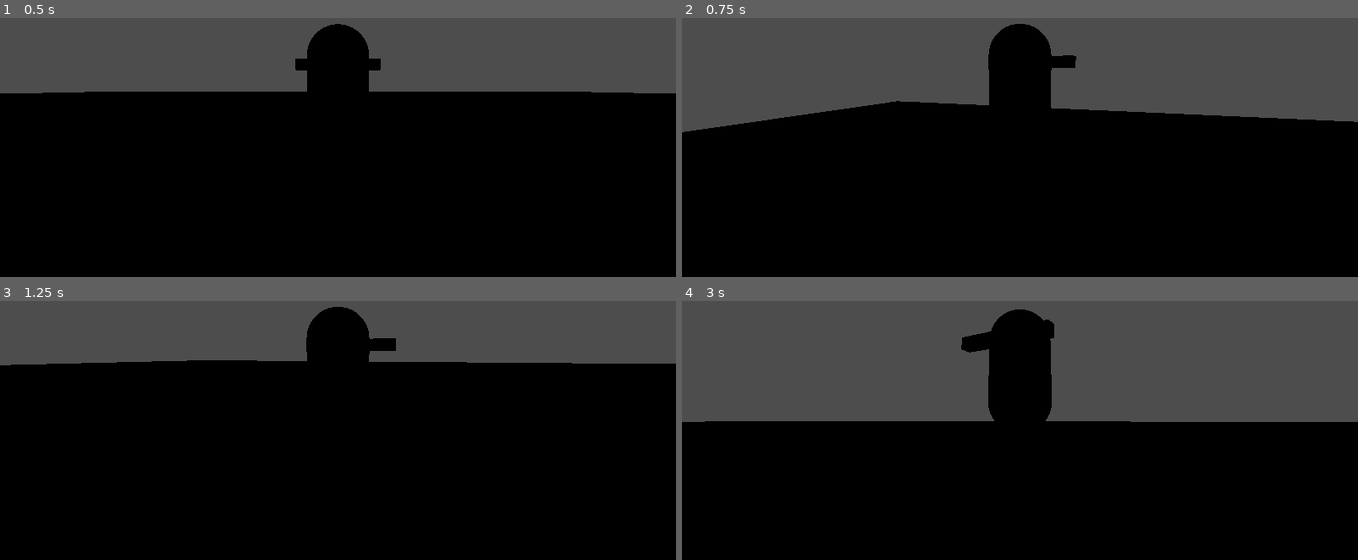
Above: before the commit, frames 1-4 (two rows, left to right).
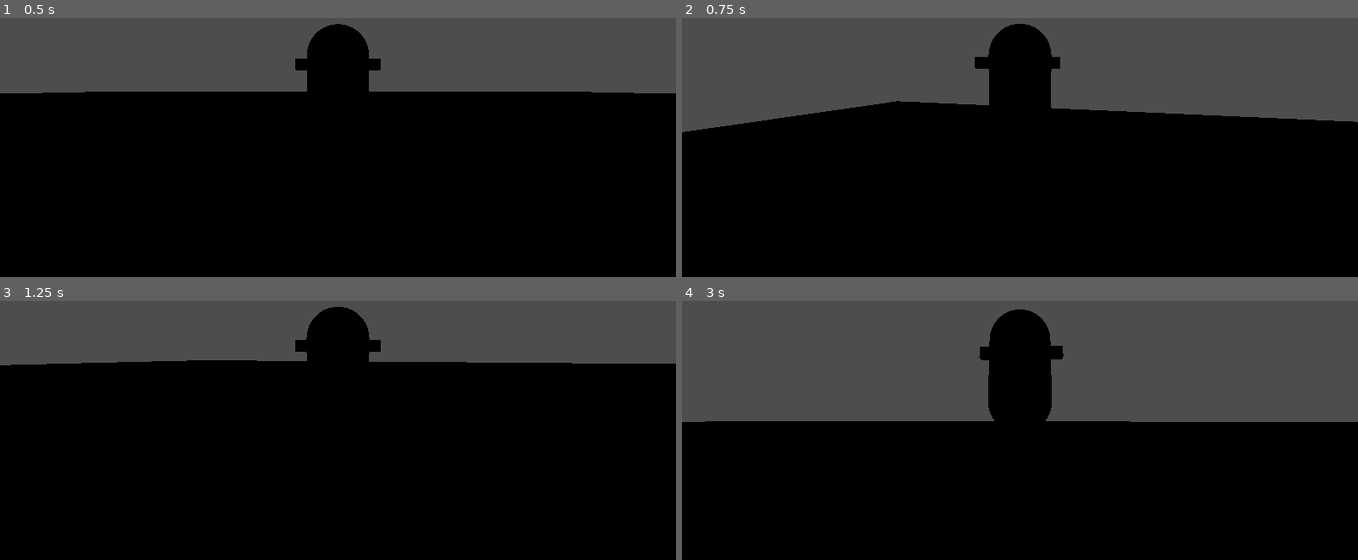
Above: after the commit, the same moments.

Repository: KurtBliss/Platformer3D
Game: Godot game, scene res://maps/map001.tscn
The game is run twice, just before and just after one commit, with the same random seed, the same clock (stepped at 60 frames per second) and the same inputs. The engine's default icon, where the game draws it, is replaced by a stand-in: a white triangle on a blue panel in a dark square.
Inputs (mouse positions are in pixels of both pictures, inside the frame that each line leads up to):
- Up to frame 1 (0.5 s): no input
- Up to frame 2 (0.75 s): tap Enter (ui_accept) at 0.5 s; move the mouse to (1053, 85) at 0.52 s; hold W (move_up) from 0.53 s (still down)
- Up to frame 3 (1.25 s): keep holding W (move_up); tap Enter (ui_accept) at 0.77 s
- Up to frame 4 (3 s): keep holding W (move_up); tap Enter (ui_accept) at 1.25, 1.52, 2 s; move the mouse to (986, 370) at 1.27 s; move the mouse to (1033, 363) at 2.02 s; move the mouse to (1013, 376) at 2.77 s

Frame 1 is identical in both runs. In frame 2, 0.2% of the frame differs, in the area x 43-59%, y 14-21%; in frame 3, 0.2%; in frame 4, 0.5%, in the area x 41-57%, y 7-29%.

Commit message:
Update player_body.gd

Diff:
--- a/entities/player/player_body.gd
+++ b/entities/player/player_body.gd
@@ -21,7 +21,7 @@
 	if direction != Vector2.ZERO:
 		mesh.rotation.y = lerp_angle(
 			mesh.rotation.y,
-			direction.angle() - deg_to_rad(90),
+			-direction.angle() - deg_to_rad(90),
 			0.2
 		)
 
